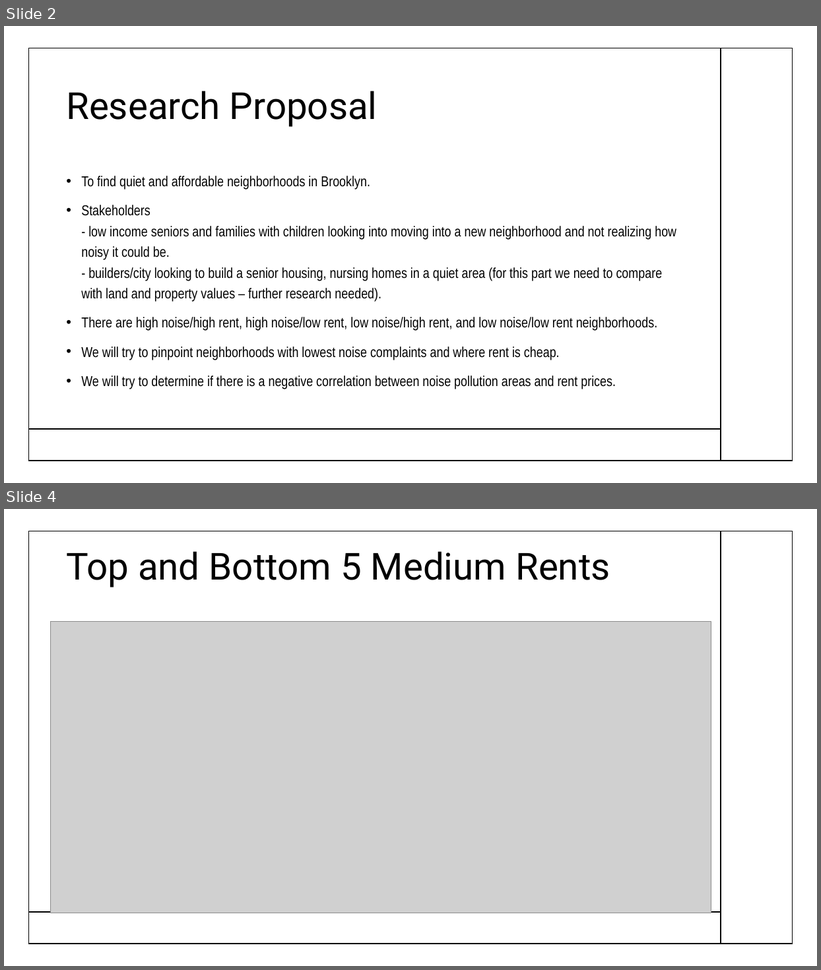
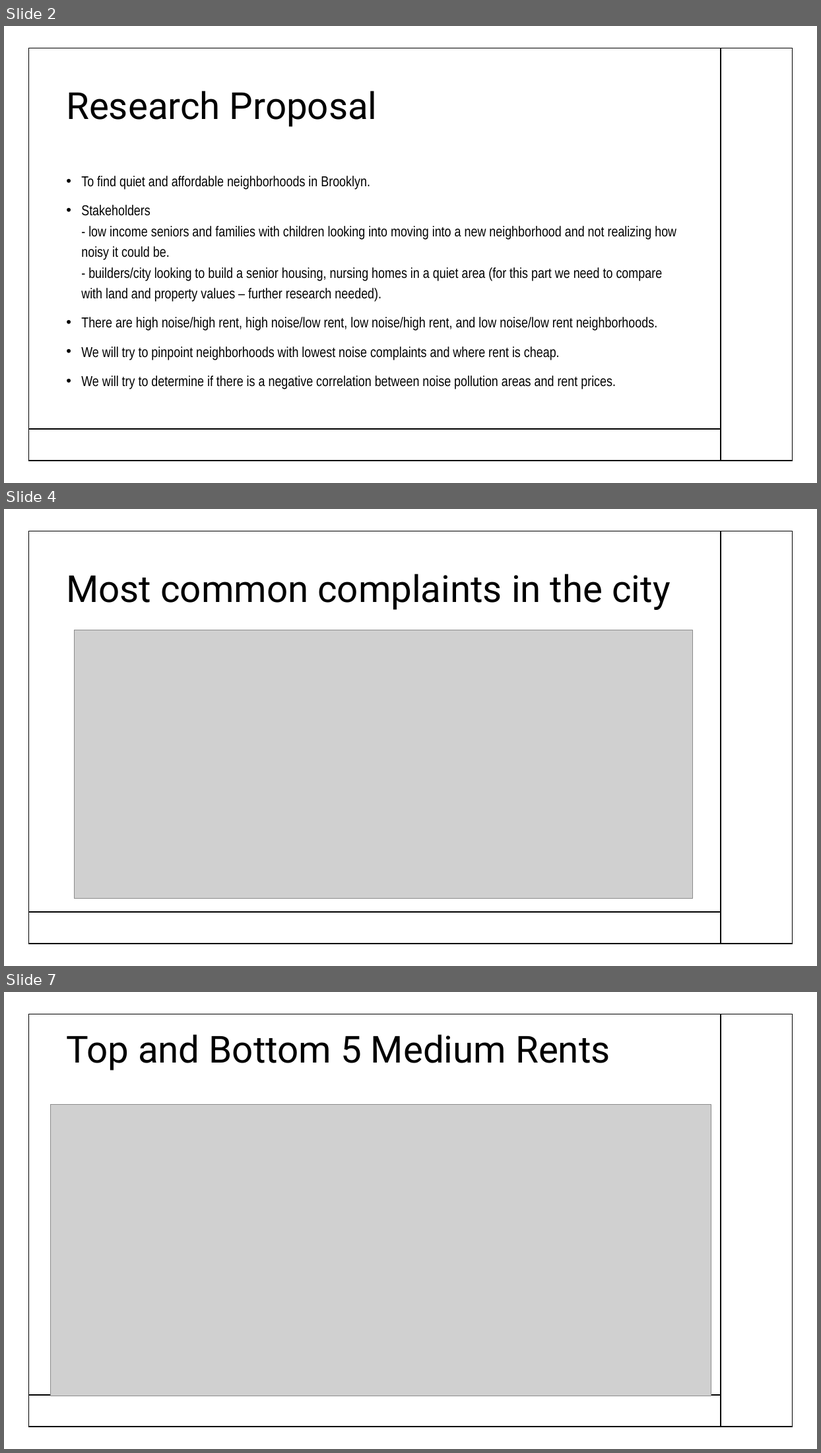
Before and after one commit to linako111/python311, a slide deck: Presentation1.pptx. Shown one above the other, each under a label of ours: slides 2 and 4 before the commit, slides 2, 4 and 7 after it; the slides between them are not shown. The pictures are 821x970 and 821x1453 pixels, drawn with LibreOffice and Linux fonts; fonts in the diff are those of the drawing; grey boxes stand for pictures. Boxes give left, top, right and bottom in pixels: in the first picture for what was removed or moved away, otherwise in the second. Text is boxed around its words. In the diff, an @@ line names an element or a change of style, - is before the commit and + after.

```diff
--- a/Presentation1.pptx
+++ b/Presentation1.pptx
@@ slide 4 added at [4, 509, 817, 966], background #FFFFFF; not listed: 3 template elements that a slide beside it also shows @@
@@ title added at [66, 574, 670, 610], 44 pt, text #000000 @@
+Most common complaints in the city
@@ picture added at [74, 630, 693, 899] @@
@@ what was slide 4 is now slide 7 @@
```
Also in this commit, not shown: 2 slides changed, 2 other slides added, 3 other files.
